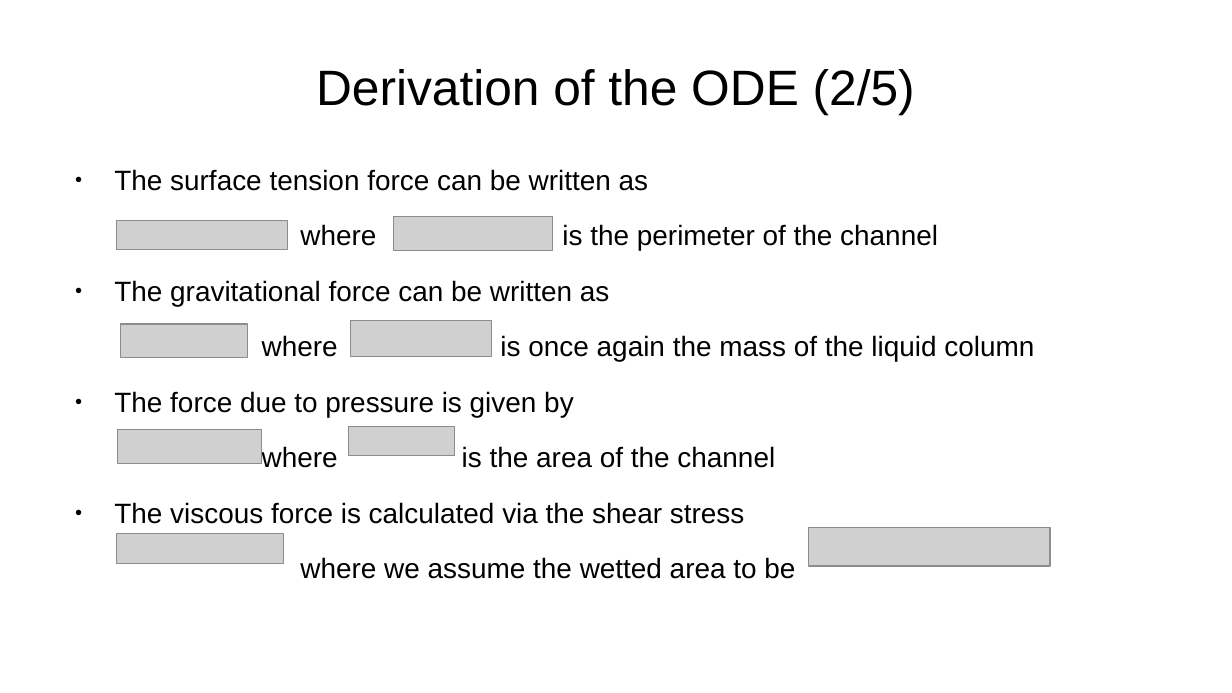
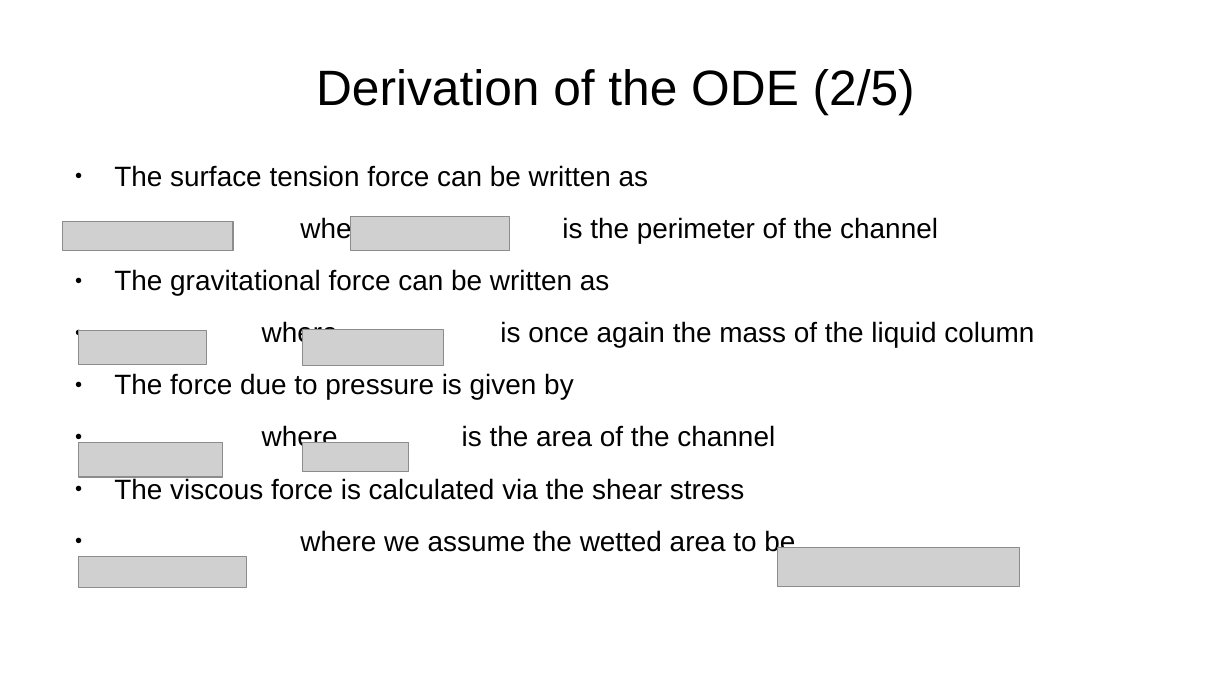
Before and after one commit to ManuelRatz/ratzVKI, a slide deck: slide 5 of Slides/equation_derivation.odp. Drawn at 1232x693 pixels with LibreOffice and Linux fonts; fonts in the diff are those of the drawing; grey boxes stand for pictures. Boxes give left, top, right and bottom in pixels: in the first picture for what was removed or moved away, otherwise in the second. Text is boxed around its words. In the diff, an @@ line names an element or a change of style, - is before the commit and + after.

```diff
--- a/Slides/equation_derivation.odp
+++ b/Slides/equation_derivation.odp
@@ text "The surface tension force can ..." at [114, 165, 1034, 556]: indent changed; line spacing 1 to 0.9; bullet none to ● @@
@@ picture: place and size @@
-picture at [116, 220, 287, 249]
+picture at [63, 221, 234, 250]
@@ picture: place and size @@
-picture at [394, 217, 552, 250]
+picture at [351, 217, 510, 250]
@@ picture: place and size @@
-picture at [121, 324, 248, 358]
+picture at [78, 331, 206, 364]
@@ picture: place and size @@
-picture at [351, 321, 492, 357]
+picture at [303, 330, 444, 366]
@@ picture: place and size @@
-picture at [117, 429, 262, 464]
+picture at [78, 443, 222, 477]
@@ picture: place and size @@
-picture at [349, 426, 455, 455]
+picture at [303, 443, 409, 472]
@@ picture: place and size @@
-picture at [116, 533, 284, 565]
+picture at [78, 557, 246, 588]
@@ picture: place and size @@
-picture at [808, 528, 1050, 567]
+picture at [778, 548, 1020, 587]
```
Also in this commit, not shown: 7 other slides changed, 3 other files.
